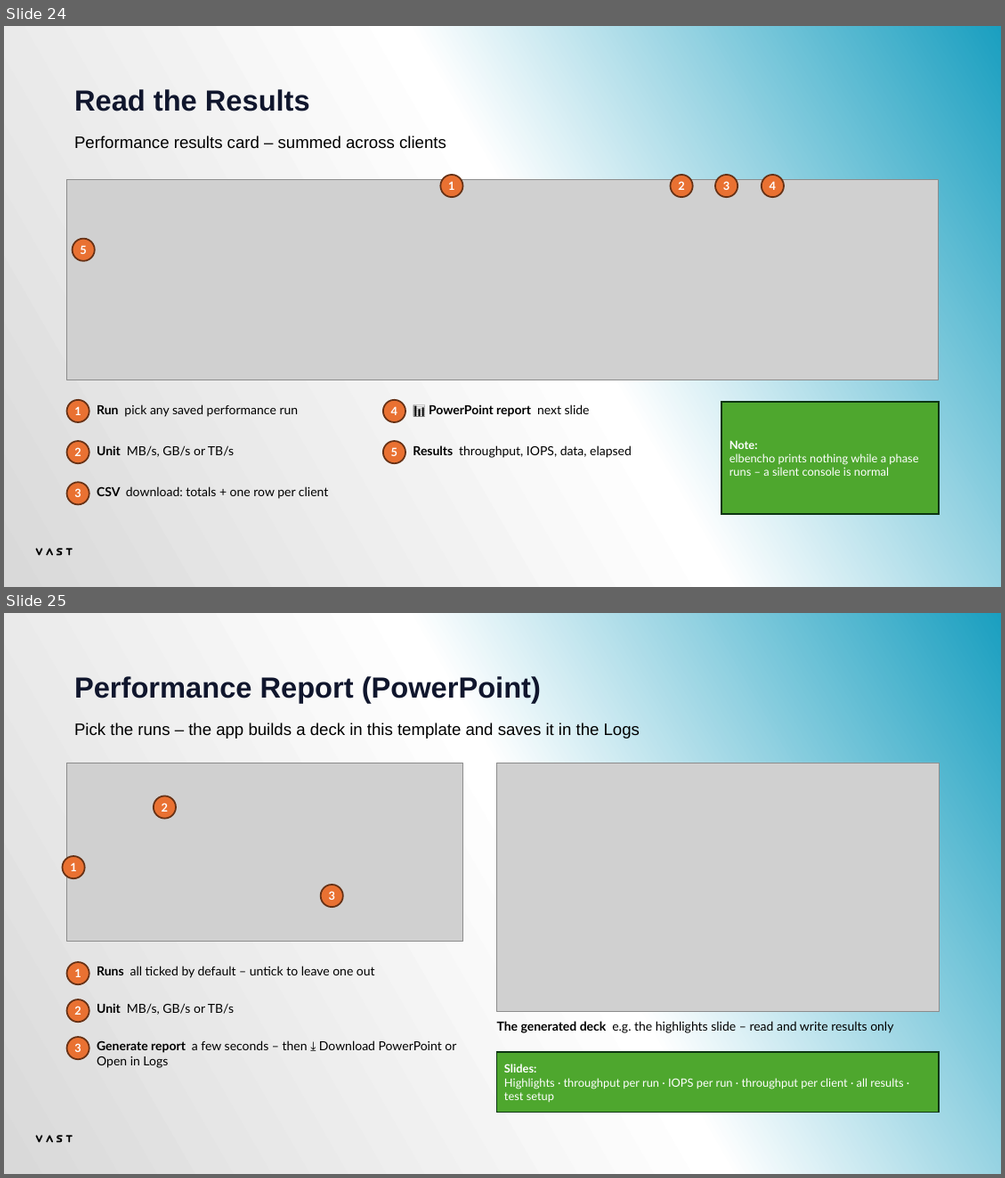
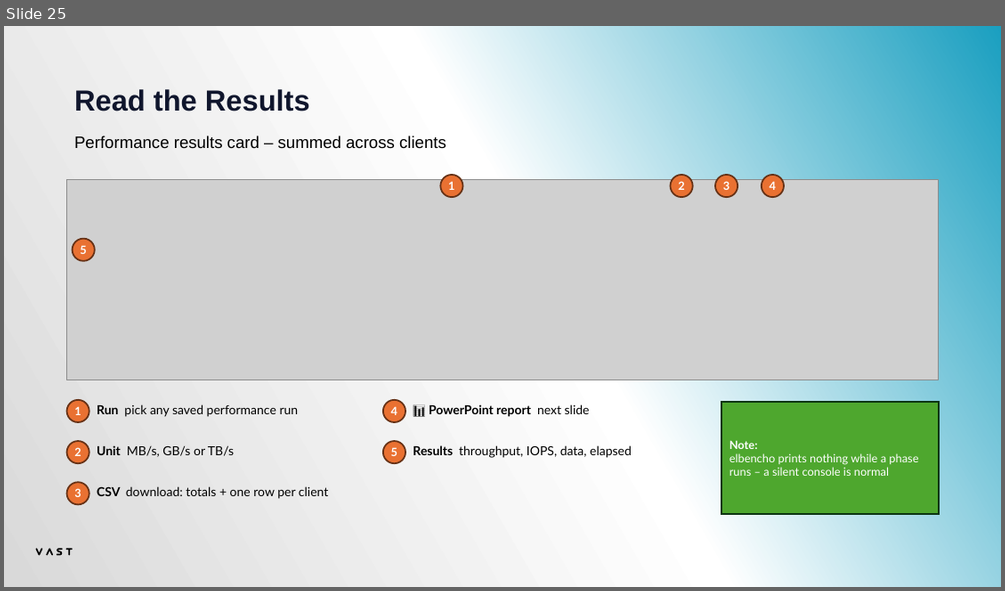
Before and after one commit to alexaung-staryskai/vast-test-automation, a slide deck: VAST Test Bench - Tester Manual.pptx. Shown one above the other, each under a label of ours: slides 24 and 25 before the commit, slide 25 after it. The pictures are 1005x1178 and 1005x591 pixels, drawn with LibreOffice and Linux fonts; fonts in the diff are those of the drawing; grey boxes stand for pictures. Boxes give left, top, right and bottom in pixels: in the first picture for what was removed or moved away, otherwise in the second. Text is boxed around its words. In the diff, an @@ line names an element or a change of style, - is before the commit and + after.

```diff
--- a/VAST Test Bench - Tester Manual.pptx
+++ b/VAST Test Bench - Tester Manual.pptx
@@ slide 25 removed at [4, 613, 1001, 1174], background gradient #1A9FC0 to #FFFFFF to #D9D9D9; not listed: 4 template elements that a slide beside it also shows @@
@@ text removed at [74, 676, 541, 703] @@
-Performance Report (PowerPoint)
@@ text removed at [74, 722, 639, 738] @@
-Pick the runs – the app builds a deck in this template and saves it in the Logs
@@ picture removed at [67, 763, 463, 941] @@
@@ picture removed at [497, 763, 938, 1011] @@
@@ ellipse removed at [154, 796, 176, 819] @@
-2
@@ ellipse removed at [63, 856, 85, 878] @@
-1
@@ ellipse removed at [320, 884, 343, 907] @@
-3
@@ ellipse removed at [67, 962, 89, 985] @@
-1
@@ text removed at [97, 965, 375, 978] @@
-Runs all ticked by default – untick to leave one out
@@ ellipse removed at [67, 999, 89, 1022] @@
-2
@@ text removed at [97, 1003, 234, 1014] @@
-Unit MB/s, GB/s or TB/s
@@ ellipse removed at [67, 1037, 89, 1060] @@
-3
@@ text removed at [497, 1021, 893, 1033] @@
-The generated deck e.g. the highlights slide – read and write results only
@@ text removed at [97, 1040, 456, 1068] @@
-Generate report a few seconds – then ⤓ Download PowerPoint or Open in Logs
@@ rectangle removed at [497, 1052, 938, 1111] @@
-Slides:
-Highlights · throughput per run · IOPS per run · throughput per client · all results · test setup
@@ what was slide 24 is now slide 25 @@
```
Also in this commit, not shown: 3 slides changed, 4 slides added, 3 other files.
